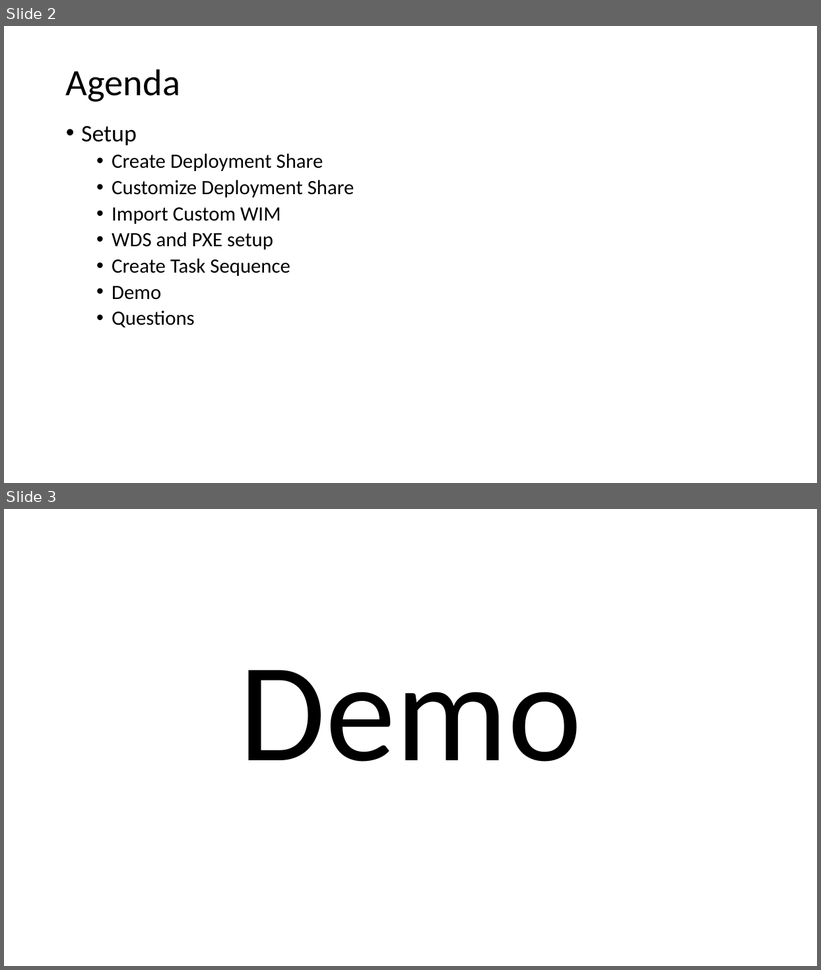
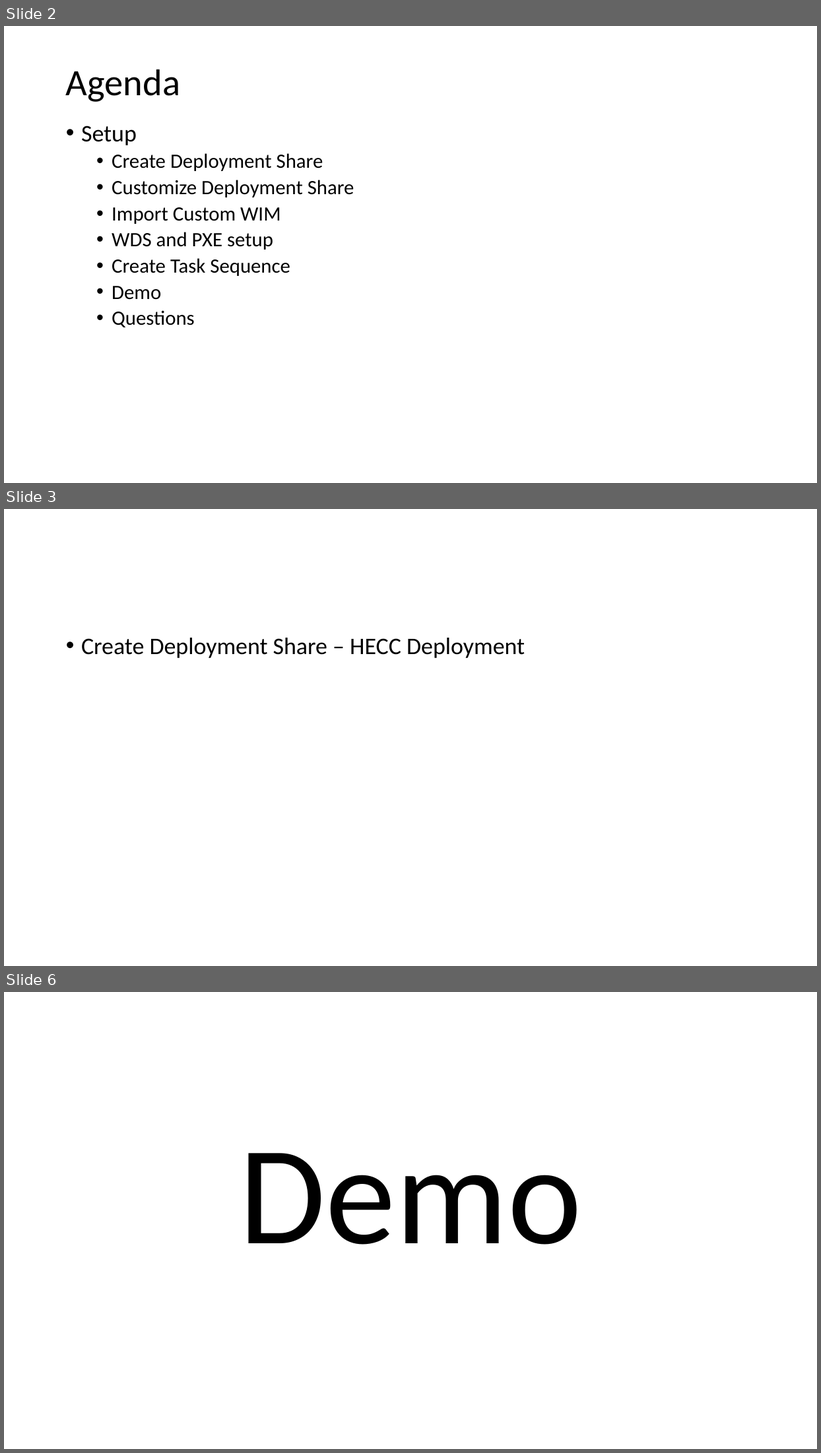
Before and after one commit to fydexx/HECC-2018, a slide deck: Part_02/Section01.pptx. Shown one above the other, each under a label of ours: slides 2 and 3 before the commit, slides 2, 3 and 6 after it; the slides between them are not shown. The pictures are 821x970 and 821x1453 pixels, drawn with LibreOffice and Linux fonts; fonts in the diff are those of the drawing. Boxes give left, top, right and bottom in pixels: in the first picture for what was removed or moved away, otherwise in the second. Text is boxed around its words. In the diff, an @@ line names an element or a change of style, - is before the commit and + after.

```diff
--- a/Part_02/Section01.pptx
+++ b/Part_02/Section01.pptx
@@ slide 3 added at (4, 509, 817, 966), background #FFFFFF @@
@@ text added at (81, 638, 525, 658), 28 pt, text #000000 @@
+• Create Deployment Share – HECC Deployment
@@ what was slide 3 is now slide 6 @@
```
Also in this commit, not shown: 2 other slides added.
